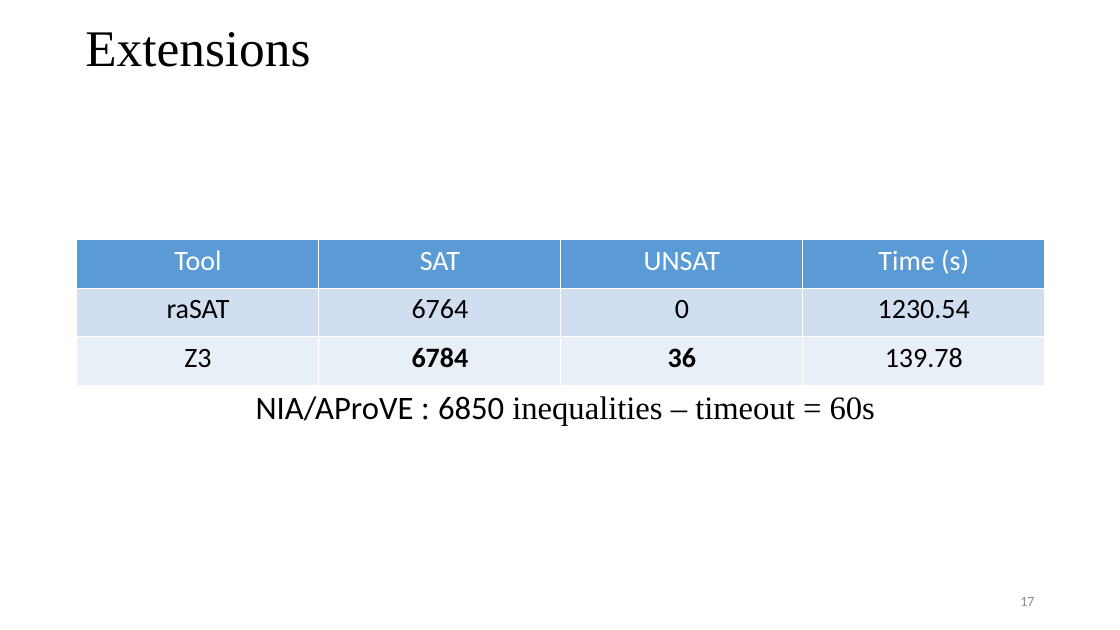
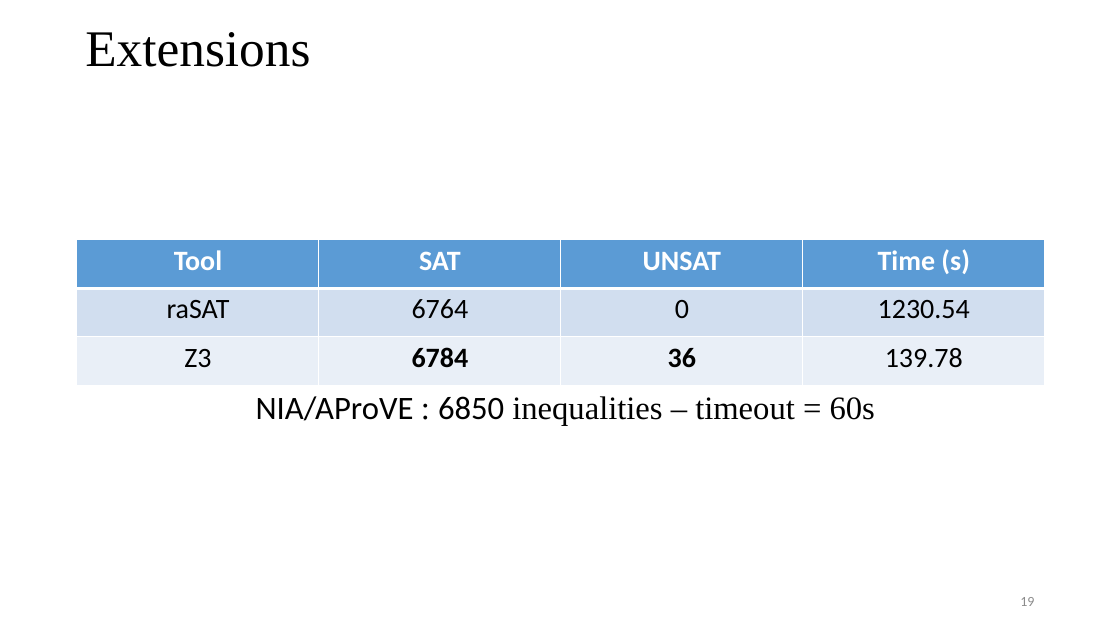
Before and after one commit to tungvx/raSAT, a slide deck: slide 19 of report/thesis/presentation.pptx (slide 17 before the commit). Drawn at 1120x630 pixels with LibreOffice and Linux fonts; fonts in the diff are those of the drawing; grey boxes stand for pictures. Boxes give left, top, right and bottom in pixels: in the first picture for what was removed or moved away, otherwise in the second. Text is boxed around its words. In the diff, an @@ line names an element or a change of style, - is before the commit and + after.

```diff
--- a/report/thesis/presentation.pptx
+++ b/report/thesis/presentation.pptx
@@ table at (77,240,1045,386) @@
@@ bold on in "Tool", "SAT", "UNSAT", "Time (s)" @@
@@ page number at (1020,597,1034,606): text changed @@
-17
+19
```
Also in this commit, not shown: 10 other slides changed, 2 slides added, 1 other file.
